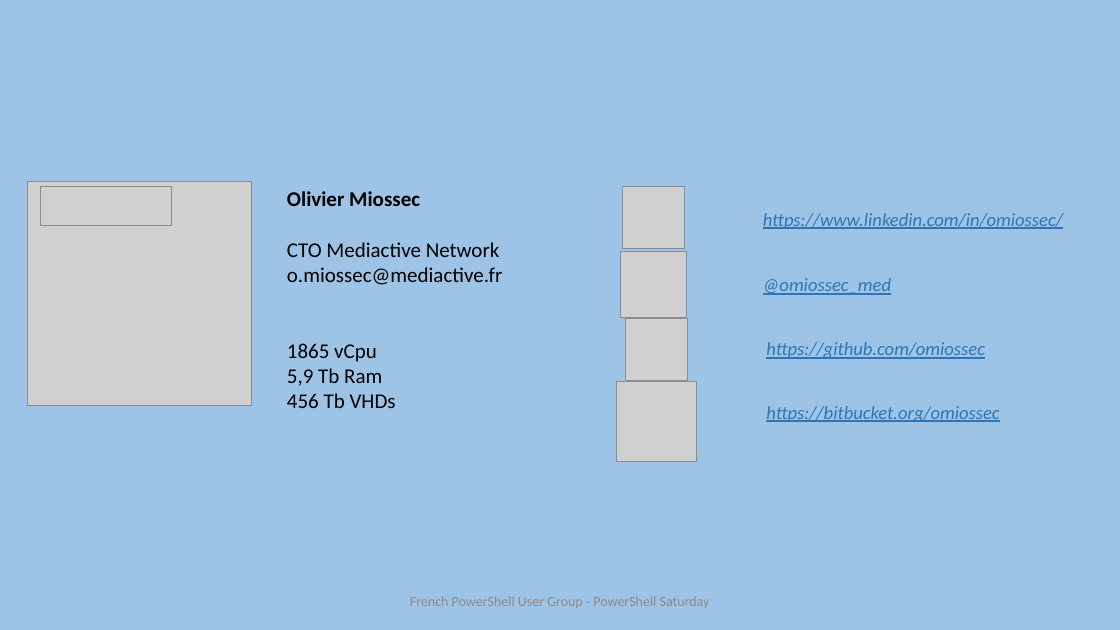
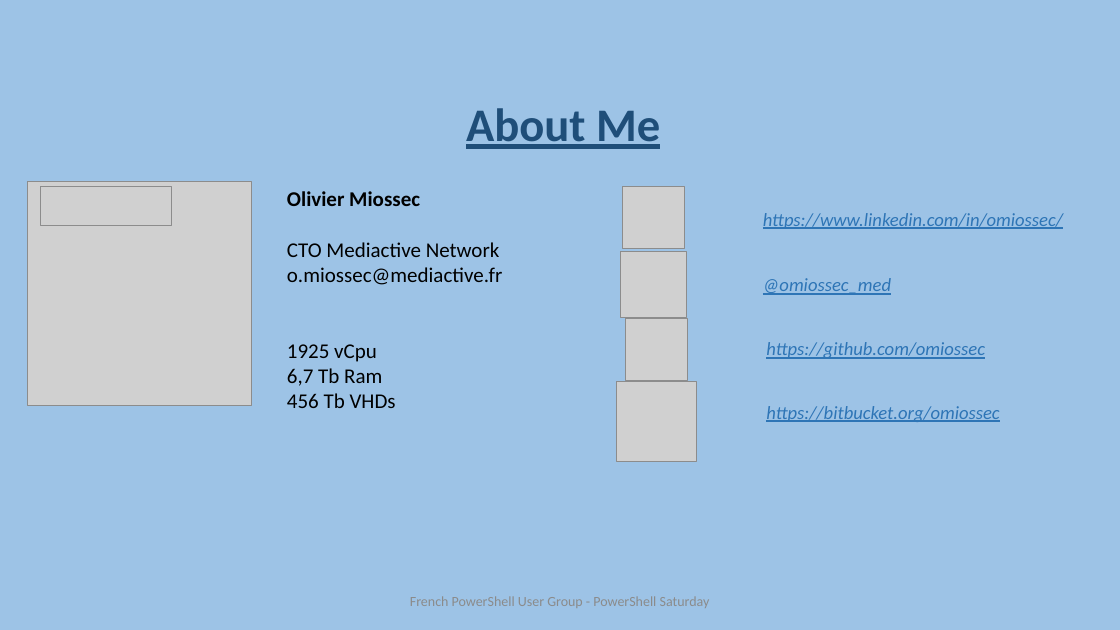
Before and after one commit to omiossec/PowerShellSaterday-OM, a slide deck: slide 4 of powerpoint/PowerShell_Saturdayfr2017_omiossec_hyperv-final.pptx. Drawn at 1120x630 pixels with LibreOffice and Linux fonts; fonts in the diff are those of the drawing; grey boxes stand for pictures. Boxes give left, top, right and bottom in pixels: in the first picture for what was removed or moved away, otherwise in the second. Text is boxed around its words. In the diff, an @@ line names an element or a change of style, - is before the commit and + after.

Commit message:
change in powerpoint

```diff
--- a/powerpoint/PowerShell_Saturdayfr2017_omiossec_hyperv-final.pptx
+++ b/powerpoint/PowerShell_Saturdayfr2017_omiossec_hyperv-final.pptx
@@ text added at box(466, 108, 660, 149), 40 pt, text #1F4E79, bold, underline @@
+About Me
@@ text at box(287, 344, 396, 408): text changed @@
-1865 vCpu
-5,9 Tb Ram
-456 Tb VHDs
+1925 vCpu
+6,7 Tb Ram
+456 Tb VHDs
```
Also in this commit, not shown: 1 other slide changed.
